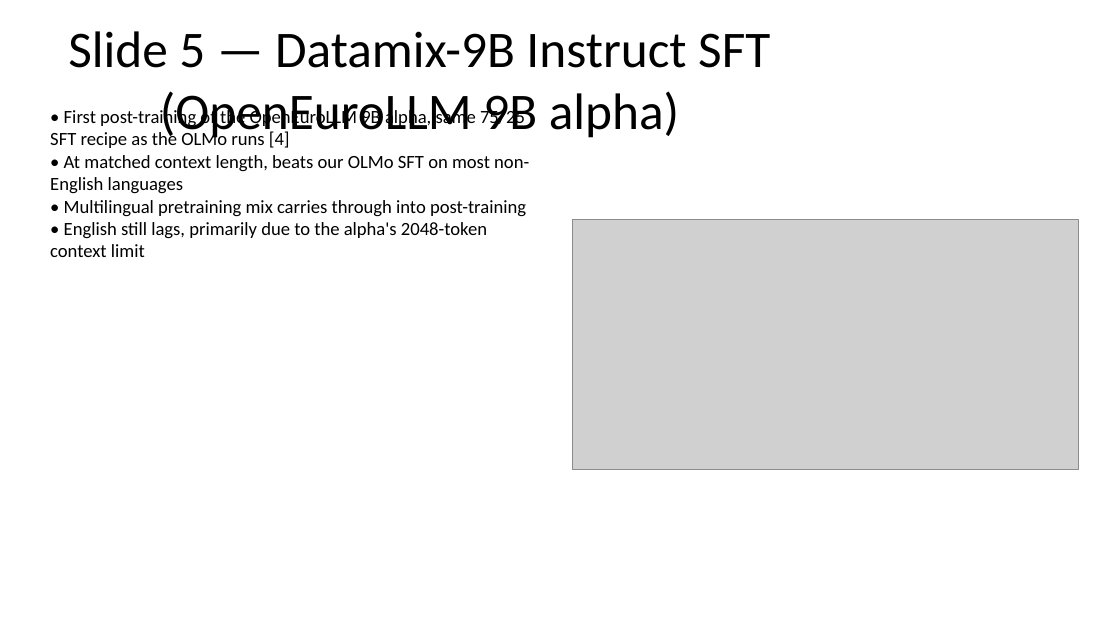
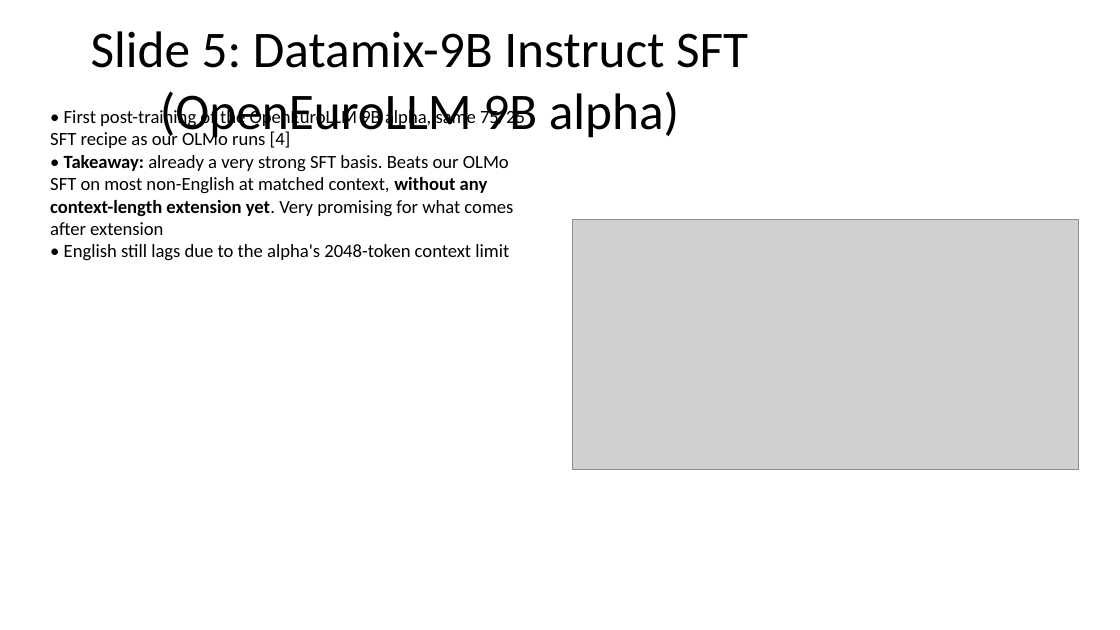
Before and after one commit to ferreirafabio/open-instruct, a slide deck: slide 6 of oellm/meetings/llms4eu_wp4/2026-04-28.pptx. Drawn at 1120x630 pixels with LibreOffice and Linux fonts; fonts in the diff are those of the drawing; grey boxes stand for pictures. Boxes give left, top, right and bottom in pixels: in the first picture for what was removed or moved away, otherwise in the second. Text is boxed around its words. In the diff, an @@ line names an element or a change of style, - is before the commit and + after.

```diff
--- a/oellm/meetings/llms4eu_wp4/2026-04-28.pptx
+++ b/oellm/meetings/llms4eu_wp4/2026-04-28.pptx
@@ title at [91,31,748,141]: text changed @@
-Slide 5 — Datamix-9B Instruct SFT (OpenEuroLLM 9B alpha)
+Slide 5: Datamix-9B Instruct SFT (OpenEuroLLM 9B alpha)
@@ text at [50,108,525,261]: text changed @@
-• First post-training of the OpenEuroLLM 9B alpha, same 75/25 SFT recipe as the OLMo runs [4]
-• At matched context length, beats our OLMo SFT on most non-English languages
-• Multilingual pretraining mix carries through into post-training
-• English still lags, primarily due to the alpha's 2048-token context limit
+• First post-training of the OpenEuroLLM 9B alpha, same 75/25 SFT recipe as our OLMo runs [4]
+• Takeaway: already a very strong SFT basis. Beats our OLMo SFT on most non-English at matched context, without any context-length extension yet. Very promising for what comes after extension
+• English still lags due to the alpha's 2048-token context limit
```
Also in this commit, not shown: 6 other slides changed, 2 other files.
